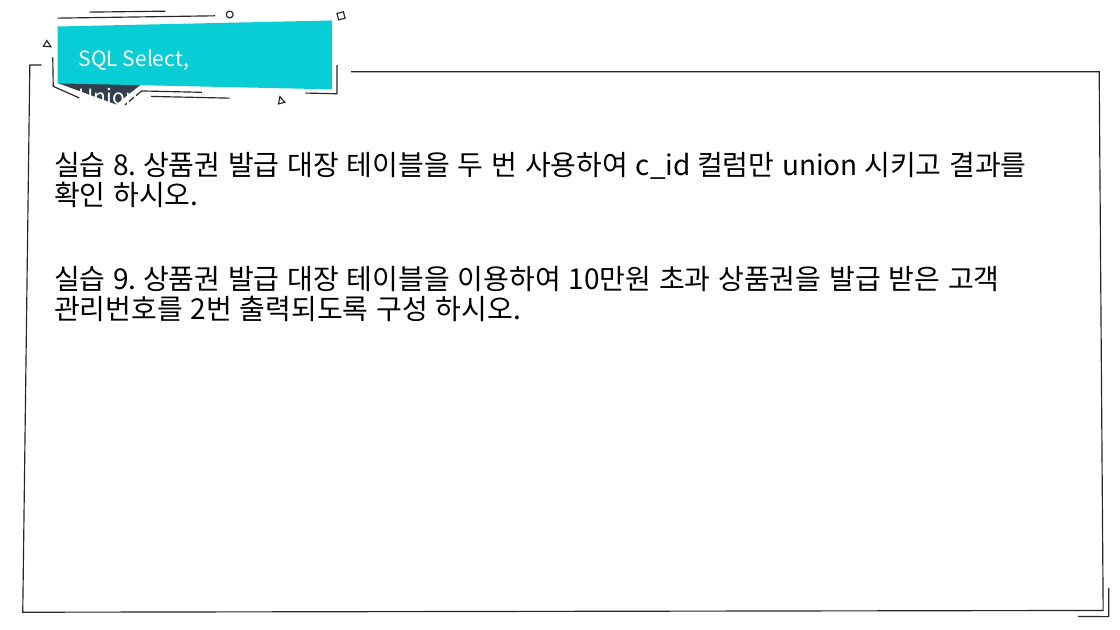
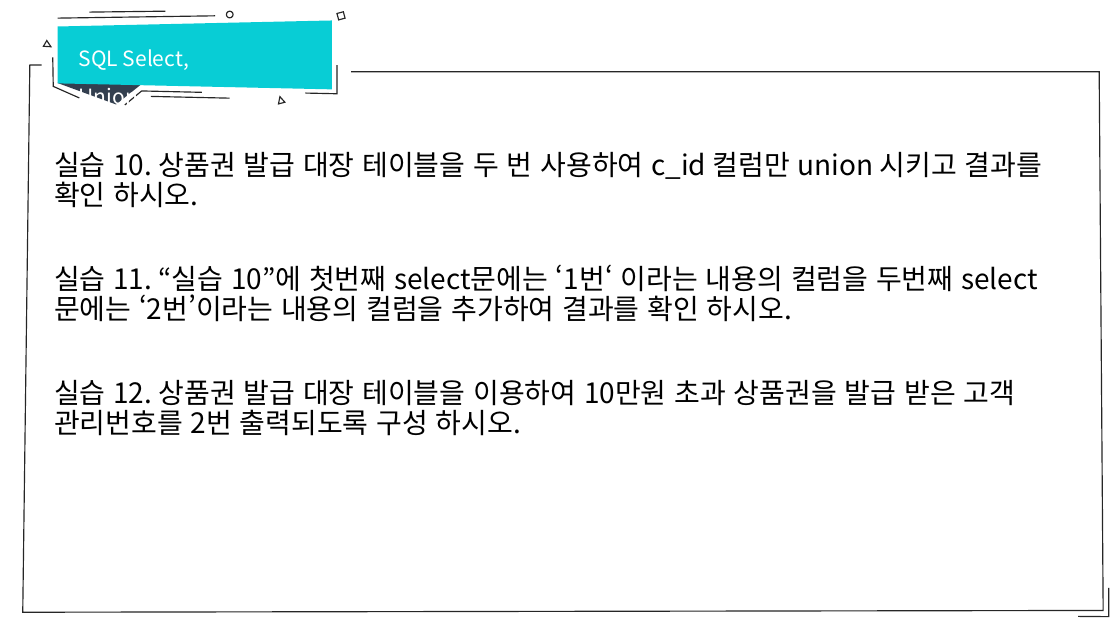
Before and after one commit to sumn-2020/lecture, a slide deck: slide 19 of database/6강 SQL Select Union.pptx. Drawn at 1120x630 pixels with LibreOffice and Linux fonts; fonts in the diff are those of the drawing. Boxes give left, top, right and bottom in pixels: in the first picture for what was removed or moved away, otherwise in the second. Text is boxed around its words. In the diff, an @@ line names an element or a change of style, - is before the commit and + after.

Commit message:
7강추가

```diff
--- a/database/6강 SQL Select Union.pptx
+++ b/database/6강 SQL Select Union.pptx
@@ text at [54,151,1042,436]: text changed @@
-실습 8. 상품권 발급 대장 테이블을 두 번 사용하여 c_id 컬럼만 union 시키고 결과를 확인 하시오.
-실습 9. 상품권 발급 대장 테이블을 이용하여 10만원 초과 상품권을 발급 받은 고객 관리번호를 2번 출력되도록 구성 하시오.
+실습 10. 상품권 발급 대장 테이블을 두 번 사용하여 c_id 컬럼만 union 시키고 결과를 확인 하시오.
+실습 11. “실습 10”에 첫번째 select문에는 ‘1번‘ 이라는 내용의 컬럼을 두번째 select문에는 ‘2번’이라는 내용의 컬럼을 추가하여 결과를 확인 하시오.
+실습 12. 상품권 발급 대장 테이블을 이용하여 10만원 초과 상품권을 발급 받은 고객 관리번호를 2번 출력되도록 구성 하시오.
```
Also in this commit, not shown: 3 other slides changed, 2 slides added, 4 other files.
